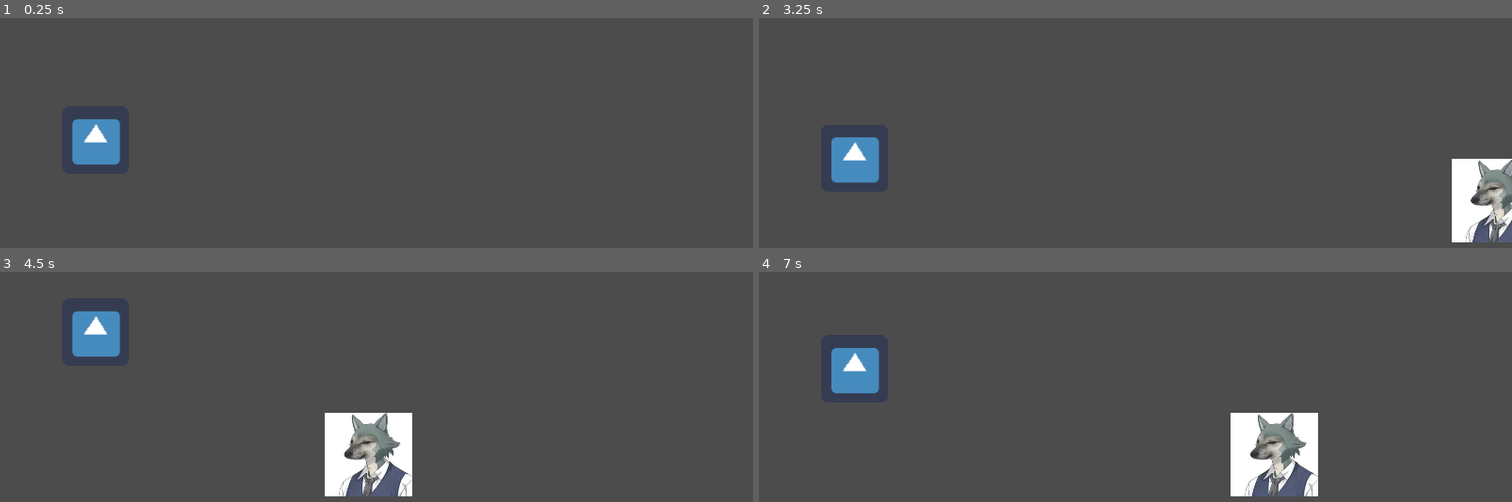
Above: before the commit, frames 1-4 (two rows, left to right).
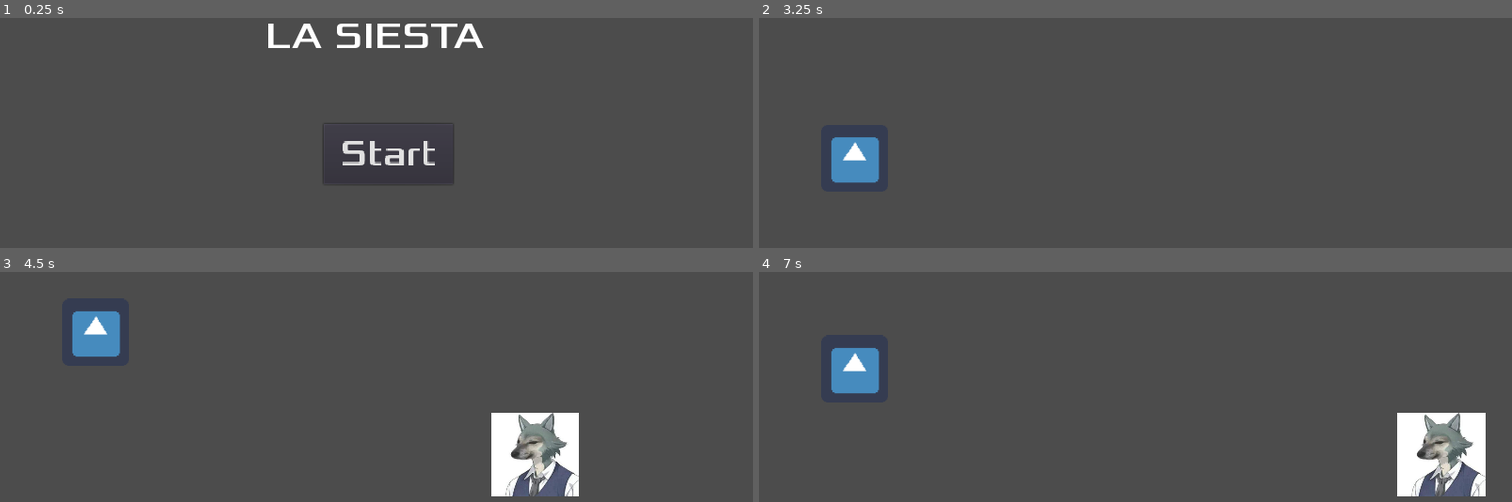
Above: after the commit, the same moments.

Repository: BigMakak/Game-Jam-Weekly-Siesta
Game: Godot game, scene res://Scenes/Main/Main.tscn
Same seed, same stepped clock (60 frames per second), same inputs: the game is played once before the commit and once after it. Before the commit the project starts from res://Scenes/Main.tscn. The engine's default icon, where the game draws it, is replaced by a stand-in: a white triangle on a blue panel in a dark square.
Inputs (mouse positions are in pixels of both pictures, inside the frame that each line leads up to):
- Up to frame 1 (0.25 s): no input
- Up to frame 2 (3.25 s): click (1150, 153) at 0.5 s, where only the run after the commit has a clickable "Start"; tap Enter at 1.25 s; tap Up (Jump_Keys) at 1.52, 2.27 s
- Up to frame 3 (4.5 s): tap Up (Jump_Keys) at 3.77 s
- Up to frame 4 (7 s): tap Up (Jump_Keys) at 4.52, 5.27, 6.77 s

The runs differ from the first frame. In frame 1, 3.1% of the frame differs, in the area x 9-65%, y 2-72%; in frame 2, 2.7%; in frame 3, 7.8%; in frame 4, 7.9%, in the area x 62-97%, y 61-98%.

Commit message:
Loop de jogo criado e Layers inseridas
Temos um loop de jogo criado onde o jogador perde e pode recomeçar o jogo.
Existem 3 layers: a do player, a do obstacle e do floor.

Diff:
--- /dev/null
+++ b/Game/Scenes/HUD/HUD.gd
@@ -0,0 +1,29 @@
+extends CanvasLayer
+
+signal start_game
+
+func show_message(message):
+	$Message.text = message
+	$Message.show()
+	$MessageTimer.start()
+
+func show_game_over():
+	show_message("Game Over")
+
+	yield($MessageTimer,"timeout")
+
+	$Tittle.show()
+
+	yield(get_tree().create_timer(1),"timeout")
+	$Button_Start.show()
+
+
+func _on_Button_Start_pressed():
+	$Button_Start.hide()
+	$Tittle.hide()
+	emit_signal("start_game")
+
+
+
+func _on_MessageTimer_timeout():
+	$Message.hide()
--- /dev/null
+++ b/Game/Scenes/HUD/HUD.tscn
@@ -0,0 +1,71 @@
+[gd_scene load_steps=6 format=2]
+
+[ext_resource path="res://Fonts/Xolonium-Regular.ttf" type="DynamicFontData" id=1]
+[ext_resource path="res://Scenes/HUD/HUD.gd" type="Script" id=2]
+
+[sub_resource type="DynamicFont" id=1]
+size = 64
+font_data = ExtResource( 1 )
+
+[sub_resource type="DynamicFont" id=2]
+size = 52
+font_data = ExtResource( 1 )
+
+[sub_resource type="DynamicFont" id=3]
+size = 64
+font_data = ExtResource( 1 )
+
+[node name="HUD" type="CanvasLayer"]
+script = ExtResource( 2 )
+
+[node name="Tittle" type="Label" parent="."]
+anchor_left = 0.5
+anchor_top = 0.5
+anchor_right = 0.5
+anchor_bottom = 0.5
+margin_left = -640.0
+margin_top = -232.327
+margin_right = 640.0
+margin_bottom = -73.3273
+custom_fonts/font = SubResource( 1 )
+text = "La siesta
+"
+align = 1
+uppercase = true
+__meta__ = {
+"_edit_use_anchors_": false
+}
+
+[node name="Button_Start" type="Button" parent="."]
+anchor_left = 0.5
+anchor_top = 0.5
+anchor_right = 0.5
+anchor_bottom = 0.5
+margin_left = -90.0
+margin_top = -42.0
+margin_right = 90.0
+margin_bottom = 42.0
+rect_scale = Vector2( 1.22474, 1.22474 )
+custom_fonts/font = SubResource( 2 )
+text = "Start"
+__meta__ = {
+"_edit_use_anchors_": false
+}
+
+[node name="Message" type="Label" parent="."]
+anchor_top = 0.5
+anchor_right = 1.0
+anchor_bottom = 0.5
+margin_top = -39.0
+margin_bottom = 39.0
+custom_fonts/font = SubResource( 3 )
+align = 1
+__meta__ = {
+"_edit_use_anchors_": false
+}
+
+[node name="MessageTimer" type="Timer" parent="."]
+wait_time = 2.0
+one_shot = true
+[connection signal="pressed" from="Button_Start" to="." method="_on_Button_Start_pressed"]
+[connection signal="timeout" from="MessageTimer" to="." method="_on_MessageTimer_timeout"]
--- a/Game/Scenes/Main.gd
+++ /dev/null
@@ -1,7 +0,0 @@
-extends Node
-
-const OBSTACLE = preload("res://Scenes/Obstacles/Obstacle.tscn")
-
-func _on_Timer_timeout():
-	var obstacle = OBSTACLE.instance()
-	add_child(obstacle)    #Basicamente colocou-se uma scene dentro de uma scene
--- a/Game/Scenes/Main.tscn
+++ /dev/null
@@ -1,27 +0,0 @@
-[gd_scene load_steps=4 format=2]
-
-[ext_resource path="res://Scenes/Player/Player.tscn" type="PackedScene" id=1]
-[ext_resource path="res://Scenes/Main.gd" type="Script" id=2]
-
-[sub_resource type="RectangleShape2D" id=1]
-
-[node name="Main" type="Node"]
-script = ExtResource( 2 )
-
-[node name="Player_Kine" parent="." instance=ExtResource( 1 )]
-position = Vector2( 108.546, 274.339 )
-
-[node name="Floor" type="StaticBody2D" parent="."]
-position = Vector2( 162.23, 448.314 )
-scale = Vector2( -6.54564, -1.85711 )
-__meta__ = {
-"_edit_group_": true
-}
-
-[node name="CollisionShape2D" type="CollisionShape2D" parent="Floor"]
-shape = SubResource( 1 )
-
-[node name="Timer" type="Timer" parent="."]
-wait_time = 3.0
-autostart = true
-[connection signal="timeout" from="Timer" to="." method="_on_Timer_timeout"]
--- /dev/null
+++ b/Game/Scenes/Main/Main.gd
@@ -0,0 +1,25 @@
+extends Node
+
+const OBSTACLE = preload("res://Scenes/Obstacles/Obstacle.tscn")
+
+func _ready():
+	$Player_Kine.hide()
+
+func _on_Timer_timeout():
+	var obstacle = OBSTACLE.instance()
+	add_child(obstacle)    #Basicamente colocou-se uma scene dentro de uma scene
+
+func start_game():
+	$Player_Kine.start_player()
+	$SpawnTimer.start()
+
+
+#Basicamente esta função vai desligar o SpawnTimer e dizer ao hud para mostrar o game over.
+#É necessário apagar todos os obstaculos que se encontrem on screen.
+func _on_Player_hit():
+	#Parar o SpawmTimer
+	$SpawnTimer.stop()
+	#Fazer com que todos os obstacle desapareçam
+	get_tree().call_group("obstacle","queue_free")
+	#Dizer ao HUD para mostrar o game over.
+	$HUD.show_game_over()
--- /dev/null
+++ b/Game/Scenes/Main/Main.tscn
@@ -0,0 +1,34 @@
+[gd_scene load_steps=5 format=2]
+
+[ext_resource path="res://Scenes/Main/Main.gd" type="Script" id=1]
+[ext_resource path="res://Scenes/Player/Player.tscn" type="PackedScene" id=2]
+[ext_resource path="res://Scenes/HUD/HUD.tscn" type="PackedScene" id=3]
+
+[sub_resource type="RectangleShape2D" id=1]
+
+[node name="Main" type="Node"]
+script = ExtResource( 1 )
+
+[node name="Player_Kine" parent="." instance=ExtResource( 2 )]
+position = Vector2( 108.546, 274.339 )
+collision_mask = 6
+
+[node name="Floor" type="StaticBody2D" parent="."]
+position = Vector2( 162.23, 448.314 )
+scale = Vector2( -6.54564, -1.85711 )
+collision_layer = 2
+collision_mask = 0
+__meta__ = {
+"_edit_group_": true
+}
+
+[node name="CollisionShape2D" type="CollisionShape2D" parent="Floor"]
+shape = SubResource( 1 )
+
+[node name="SpawnTimer" type="Timer" parent="."]
+wait_time = 3.0
+
+[node name="HUD" parent="." instance=ExtResource( 3 )]
+[connection signal="hit" from="Player_Kine" to="." method="_on_Player_hit"]
+[connection signal="timeout" from="SpawnTimer" to="." method="_on_Timer_timeout"]
+[connection signal="start_game" from="HUD" to="." method="start_game"]
--- a/Game/Scenes/Obstacles/Obstacle.gd
+++ b/Game/Scenes/Obstacles/Obstacle.gd
@@ -8,3 +8,7 @@
 #Eliminar obstáculos que saem do ecrã
 func _on_VisibilityNotifier2D_screen_exited():
 	queue_free()
+
+
+func _on_Obstacle_body_entered(body):
+	get_tree().call_group("Player","end_game")
--- a/Game/Scenes/Obstacles/Obstacle.tscn
+++ b/Game/Scenes/Obstacles/Obstacle.tscn
@@ -6,8 +6,11 @@
 [sub_resource type="RectangleShape2D" id=1]
 extents = Vector2( 74.5, 72 )
 
-[node name="Obstacle" type="Area2D"]
+[node name="Obstacle" type="Area2D" groups=[
+"obstacle",
+]]
 position = Vector2( 1385.56, 448.506 )
+collision_layer = 4
 script = ExtResource( 2 )
 __meta__ = {
 "_edit_group_": true
@@ -25,4 +28,5 @@
 [node name="VisibilityNotifier2D" type="VisibilityNotifier2D" parent="."]
 position = Vector2( 0.000170588, 0.561251 )
 scale = Vector2( 7.39805, 7.17354 )
+[connection signal="body_entered" from="." to="." method="_on_Obstacle_body_entered"]
 [connection signal="screen_exited" from="VisibilityNotifier2D" to="." method="_on_VisibilityNotifier2D_screen_exited"]
--- a/Game/Scenes/Player/Player.gd
+++ b/Game/Scenes/Player/Player.gd
@@ -6,11 +6,7 @@
 #Começar o vector a [0,0]
 var velocity = Vector2.ZERO
 
-
-# Called when the node enters the scene tree for the first time.
-func _ready():
-	pass # Replace with function body.
-
+signal hit
 
 # Called every frame. 'delta' is the elapsed time since the previous frame.
 func _process(delta):
@@ -27,3 +23,15 @@
 	#Inserimos o Vecto2.UP para dizermos que estamos a aumentar a velocidade para cima na perspectiva do nosso jogo
 	#Assim a função is_on_floor() sabe onde fica o chao, fica no valor negativo da velocity, e começa a funcionar da maneira que queremos para este jogo
 	move_and_slide(velocity,Vector2.UP)
+
+#Criação da funçao para acabar o jogo.
+#O node player vai pertencer a um grupo para ser mais facil de chamar as funçoes necessárias
+func end_game():
+	hide()
+	emit_signal("hit")
+	#Remover o collisionShape2D para nao estragar o jogo.
+	#$CollisionShape2D.set_deferred("disabled",true)
+
+func start_player():
+	show()
+	#$CollisionShape2D.disabled = false
--- a/Game/Scenes/Player/Player.tscn
+++ b/Game/Scenes/Player/Player.tscn
@@ -6,7 +6,9 @@
 [sub_resource type="RectangleShape2D" id=1]
 extents = Vector2( 11.2311, 32.9223 )
 
-[node name="Player_Kine" type="KinematicBody2D"]
+[node name="Player_Kine" type="KinematicBody2D" groups=[
+"Player",
+]]
 position = Vector2( 406.376, 188.11 )
 script = ExtResource( 1 )
 __meta__ = {
--- a/Game/project.godot
+++ b/Game/project.godot
@@ -16,7 +16,7 @@
 [application]
 
 config/name="Game-Jam-Siesta"
-run/main_scene="res://Scenes/Main.tscn"
+run/main_scene="res://Scenes/Main/Main.tscn"
 config/icon="res://icon.png"
 
 [display]
@@ -35,6 +35,12 @@
  ]
 }
 
+[layer_names]
+
+2d_physics/layer_1="Cat"
+2d_physics/layer_2="Floor"
+2d_physics/layer_3="Obstacules"
+
 [rendering]
 
 environment/default_environment="res://default_env.tres"
Not shown, added: Game/Fonts/FONTLOG.txt
Not shown, added: Game/Fonts/LICENSE.txt
Binary file added: Game/Fonts/Xolonium-Regular.ttf
